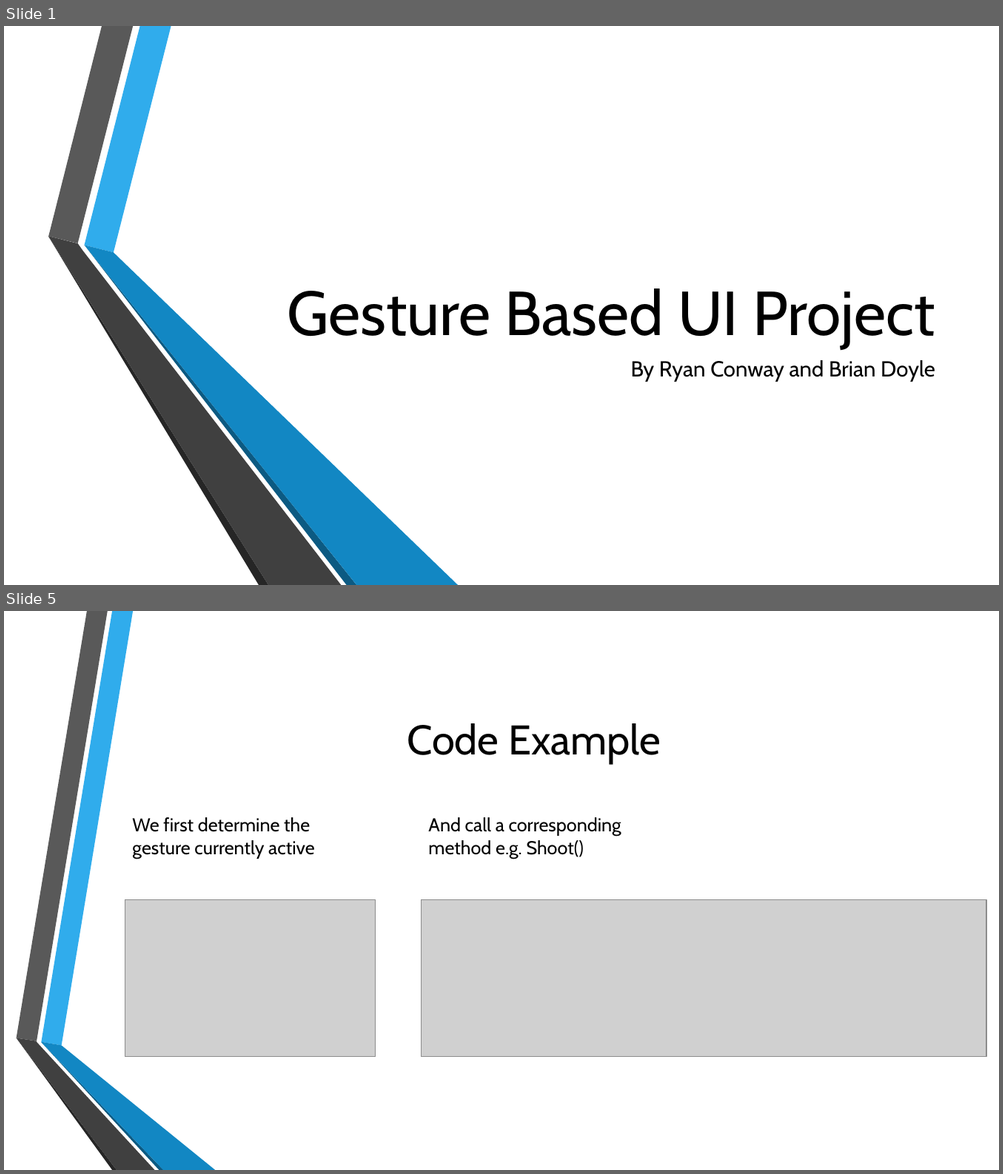
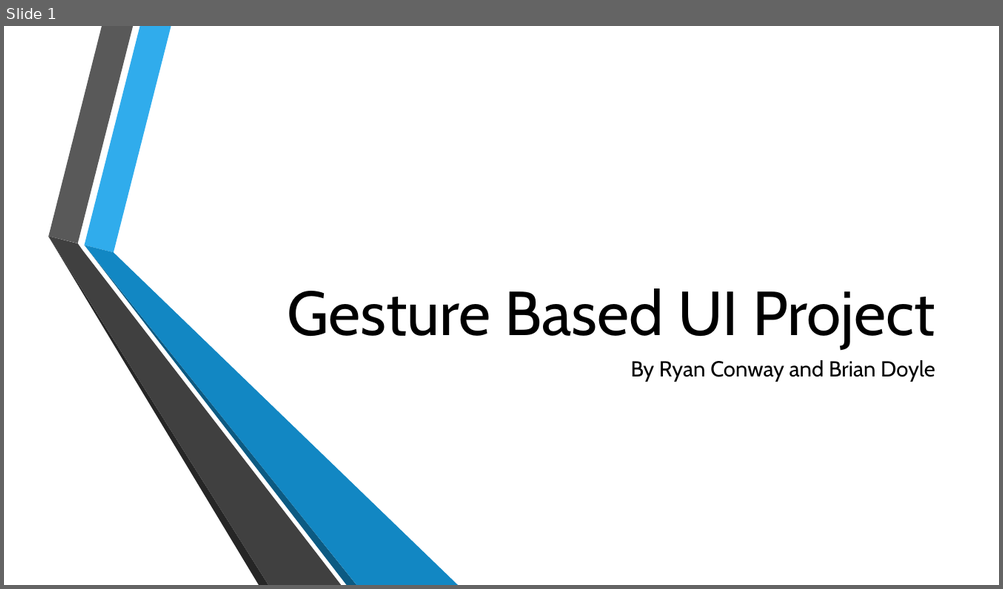
Before and after one commit to BrianD147/Gesture-Based-UI-Development-Project, a slide deck: Gesture Based UI Project.pptx. Shown one above the other, each under a label of ours: slides 1 and 5 before the commit, slide 1 after it; the slides between them are not shown. The pictures are 1003x1174 and 1003x589 pixels, drawn with LibreOffice and Linux fonts; fonts in the diff are those of the drawing; grey boxes stand for pictures; background and template pictures are left out. Boxes give left, top, right and bottom in pixels: in the first picture for what was removed or moved away, otherwise in the second. Text is boxed around its words. In the diff, an @@ line names an element or a change of style, - is before the commit and + after.

```diff
--- a/Gesture Based UI Project.pptx
+++ b/Gesture Based UI Project.pptx
@@ slide 5 removed at [4, 611, 999, 1170], background picture (left out) @@
@@ title removed at [407, 723, 660, 764] @@
-Code Example
@@ text removed at [132, 817, 314, 859] @@
-We first determine the gesture currently active
@@ text removed at [428, 817, 621, 859] @@
-And call a corresponding method e.g. Shoot()
@@ picture removed at [125, 900, 375, 1057] @@
@@ picture removed at [421, 900, 986, 1057] @@
@@ group removed at [16, 611, 215, 1170]: 6 freeform shapes @@
```
Also in this commit, not shown: 1 slide changed, 4 slides added, 7 other slides removed, 3 other files.
